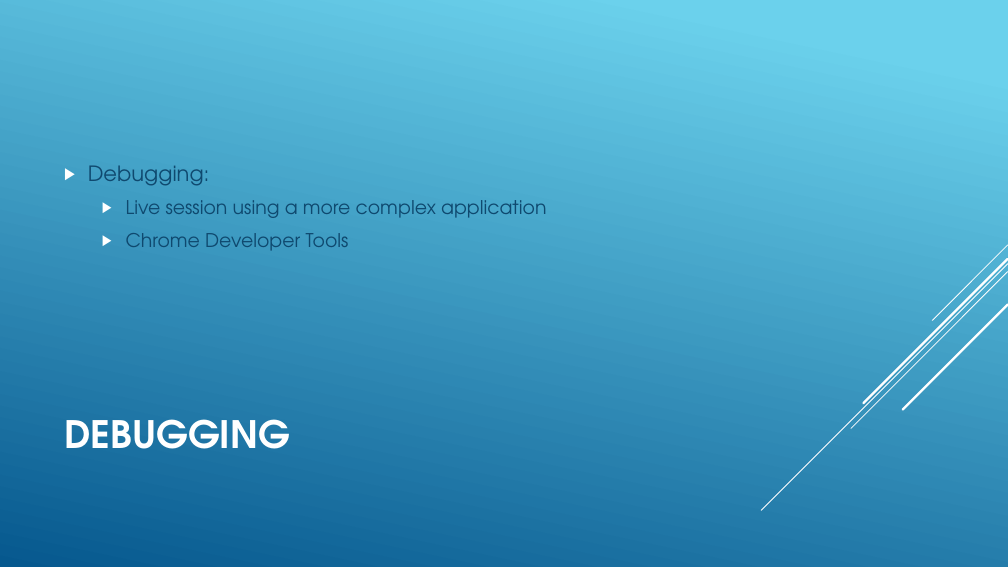
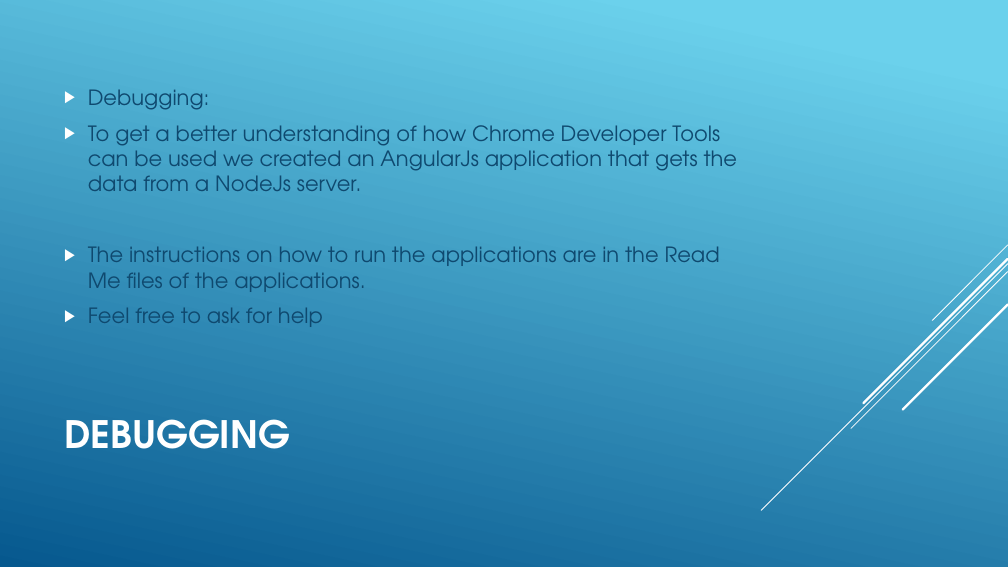
Before and after one commit to Zuehlke/security-onboarding, a slide deck: slide 15 of javascript_basics/Introduction.pptx. Drawn at 1008x567 pixels with LibreOffice and Linux fonts; fonts in the diff are those of the drawing. Boxes give left, top, right and bottom in pixels: in the first picture for what was removed or moved away, otherwise in the second. Text is boxed around its words. In the diff, an @@ line names an element or a change of style, - is before the commit and + after.

Commit message:
updated application for debugging and the Introduction presentation

```diff
--- a/javascript_basics/Introduction.pptx
+++ b/javascript_basics/Introduction.pptx
@@ text at (88, 125, 738, 327): text changed; size 18 to 20 pt @@
-  ▶ Live session using a more complex application
-  ▶ Chrome Developer Tools
+▶ To get a better understanding of how Chrome Developer Tools can be used we created an AngularJs application that gets the data from a NodeJs server.
+▶ The instructions on how to run the applications are in the Read Me files of the applications.
+▶ Feel free to ask for help
```
Also in this commit, not shown: 11 other slides changed, 6 other files.
